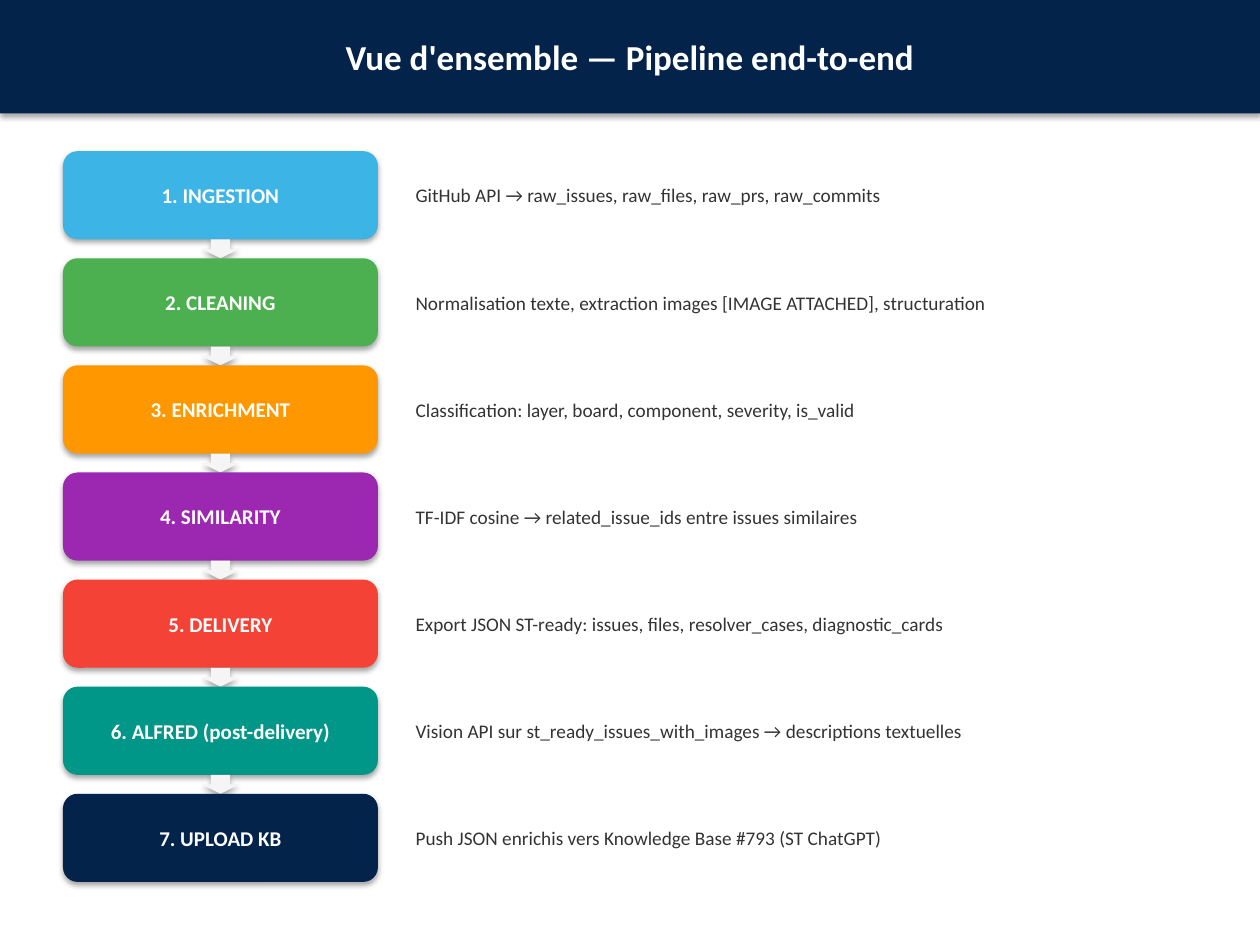
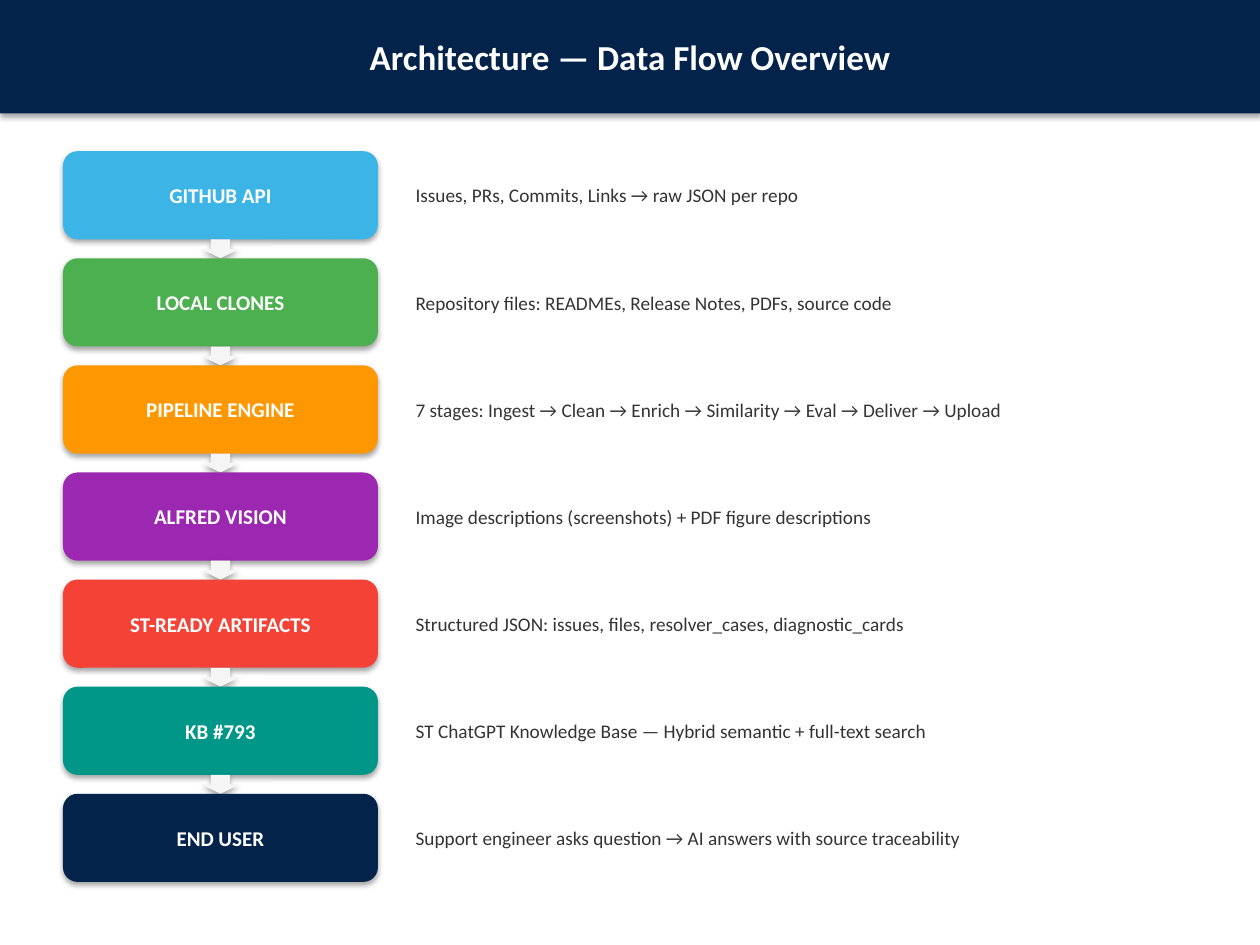
Before and after one commit to ALABSTM/stm32cube-gh-kb-pipeline, a slide deck: slide 13 of docs/Atelier_Pratique_Pipeline_STM32Cube.pptx (slide 3 before the commit). Drawn at 1260x945 pixels with LibreOffice and Linux fonts; fonts in the diff are those of the drawing. Boxes give left, top, right and bottom in pixels: in the first picture for what was removed or moved away, otherwise in the second. Text is boxed around its words. In the diff, an @@ line names an element or a change of style, - is before the commit and + after.

```diff
--- a/docs/Atelier_Pratique_Pipeline_STM32Cube.pptx
+++ b/docs/Atelier_Pratique_Pipeline_STM32Cube.pptx
@@ text in rectangle at bbox=[370, 45, 890, 71]: text changed @@
-Vue d'ensemble — Pipeline end-to-end
+Architecture — Data Flow Overview
@@ text in rounded rectangle at bbox=[169, 189, 271, 203]: text changed @@
-1. INGESTION
+GITHUB API
@@ text at bbox=[416, 188, 798, 205]: text changed @@
-GitHub API → raw_issues, raw_files, raw_prs, raw_commits
+Issues, PRs, Commits, Links → raw JSON per repo
@@ text in rounded rectangle at bbox=[157, 296, 285, 310]: text changed @@
-2. CLEANING
+LOCAL CLONES
@@ text at bbox=[416, 296, 892, 313]: text changed @@
-Normalisation texte, extraction images [IMAGE ATTACHED], structuration
+Repository files: READMEs, Release Notes, PDFs, source code
@@ text in rounded rectangle at bbox=[146, 403, 294, 417]: text changed @@
-3. ENRICHMENT
+PIPELINE ENGINE
@@ text at bbox=[416, 403, 1000, 421]: text changed @@
-Classification: layer, board, component, severity, is_valid
+7 stages: Ingest → Clean → Enrich → Similarity → Eval → Deliver → Upload
@@ text in rounded rectangle at bbox=[154, 510, 286, 524]: text changed @@
-4. SIMILARITY
+ALFRED VISION
@@ text at bbox=[416, 510, 871, 528]: text changed @@
-TF-IDF cosine → related_issue_ids entre issues similaires
+Image descriptions (screenshots) + PDF figure descriptions
@@ text in rounded rectangle at bbox=[130, 618, 311, 632]: text changed @@
-5. DELIVERY
+ST-READY ARTIFACTS
@@ text at bbox=[416, 617, 903, 635]: text changed @@
-Export JSON ST-ready: issues, files, resolver_cases, diagnostic_cards
+Structured JSON: issues, files, resolver_cases, diagnostic_cards
@@ text in rounded rectangle at bbox=[185, 724, 255, 739]: text changed @@
-6. ALFRED (post-delivery)
+KB #793
@@ text at bbox=[416, 724, 926, 742]: text changed @@
-Vision API sur st_ready_issues_with_images → descriptions textuelles
+ST ChatGPT Knowledge Base — Hybrid semantic + full-text search
@@ text in rounded rectangle at bbox=[177, 832, 264, 846]: text changed @@
-7. UPLOAD KB
+END USER
@@ text at bbox=[416, 831, 960, 849]: text changed @@
-Push JSON enrichis vers Knowledge Base #793 (ST ChatGPT)
+Support engineer asks question → AI answers with source traceability
```
Also in this commit, not shown: 20 other slides changed, 58 slides added, 13 slides removed, 27 other files.
